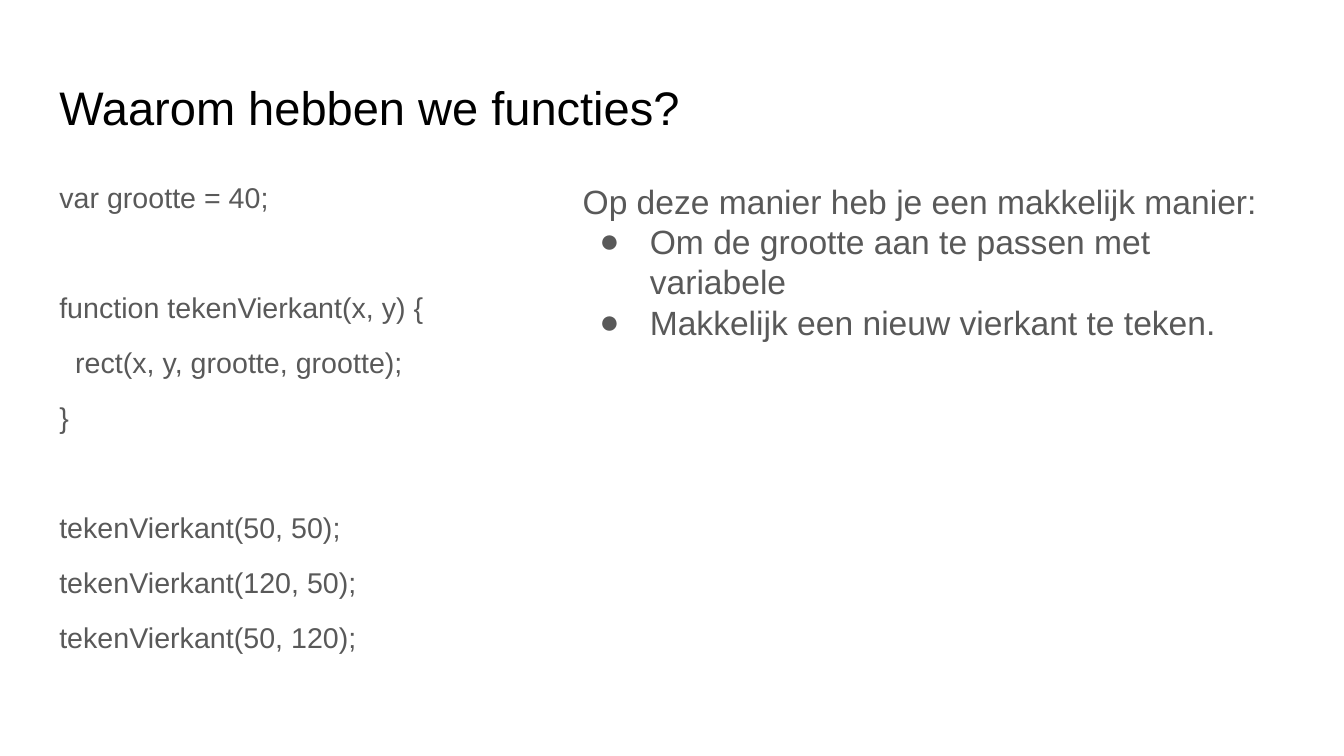
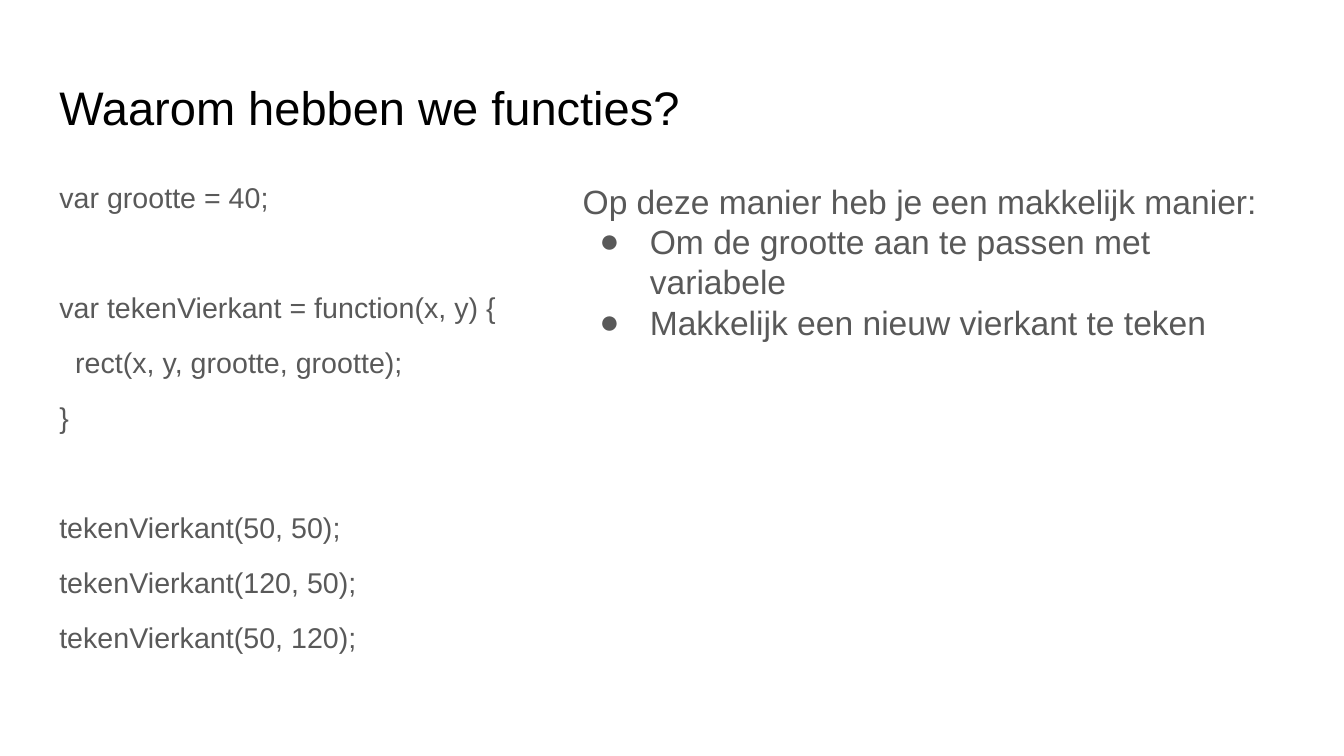
Before and after one commit to emmauscollege/emmauscollege.github.io, a slide deck: slide 4 of methode/static/theorie/programmeren/3-Functies.pptx. Drawn at 1344x756 pixels with LibreOffice and Linux fonts; fonts in the diff are those of the drawing. Boxes give left, top, right and bottom in pixels: in the first picture for what was removed or moved away, otherwise in the second. Text is boxed around its words. In the diff, an @@ line names an element or a change of style, - is before the commit and + after.

```diff
--- a/methode/static/theorie/programmeren/3-Functies.pptx
+++ b/methode/static/theorie/programmeren/3-Functies.pptx
@@ text at (59,297,478,324): text changed @@
-function tekenVierkant(x, y) {
+var tekenVierkant = function(x, y) {
@@ text at (650,310,1206,341): text changed @@
-● Makkelijk een nieuw vierkant te teken.
+● Makkelijk een nieuw vierkant te teken
```
Also in this commit, not shown: 3 other slides changed, 2 slides added.
